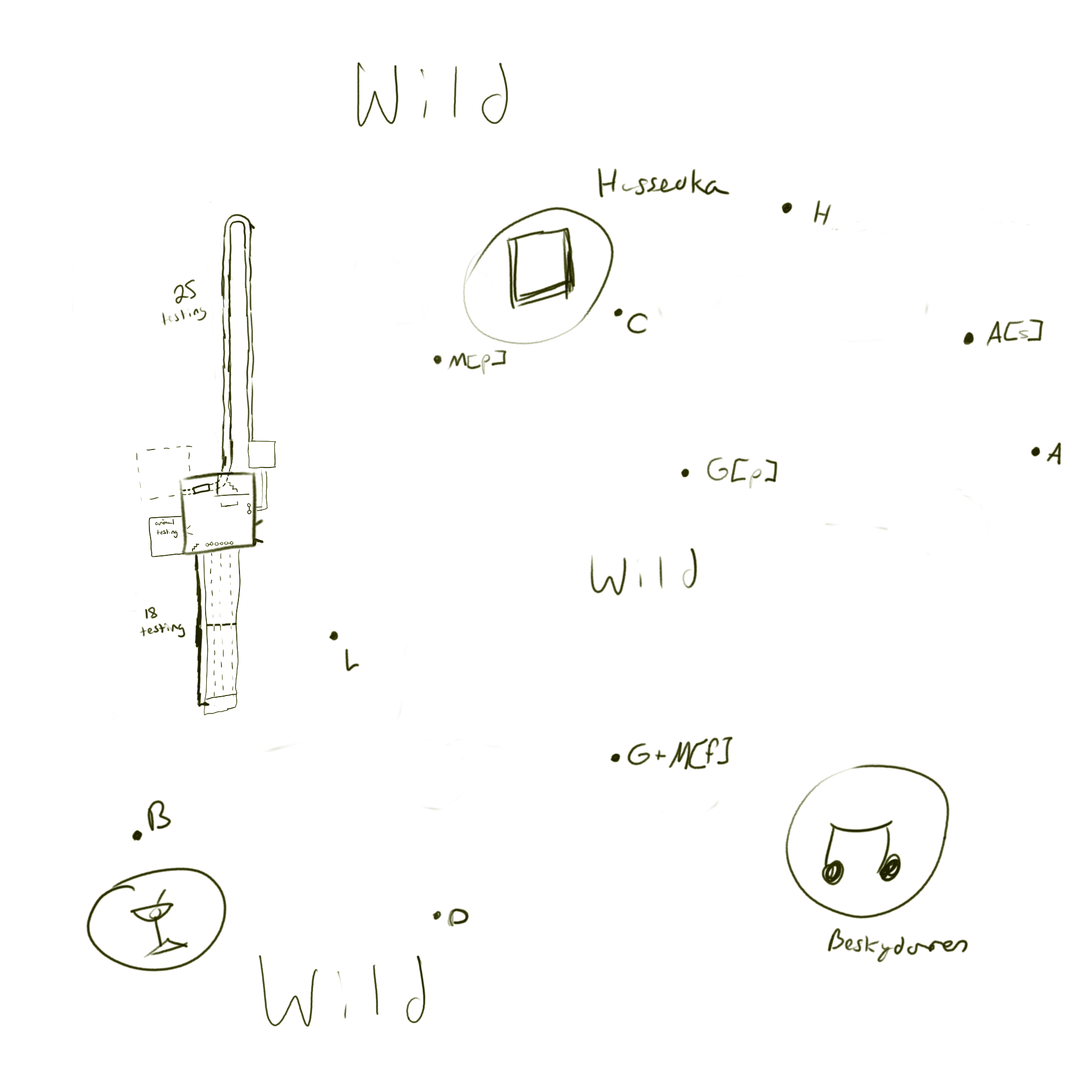
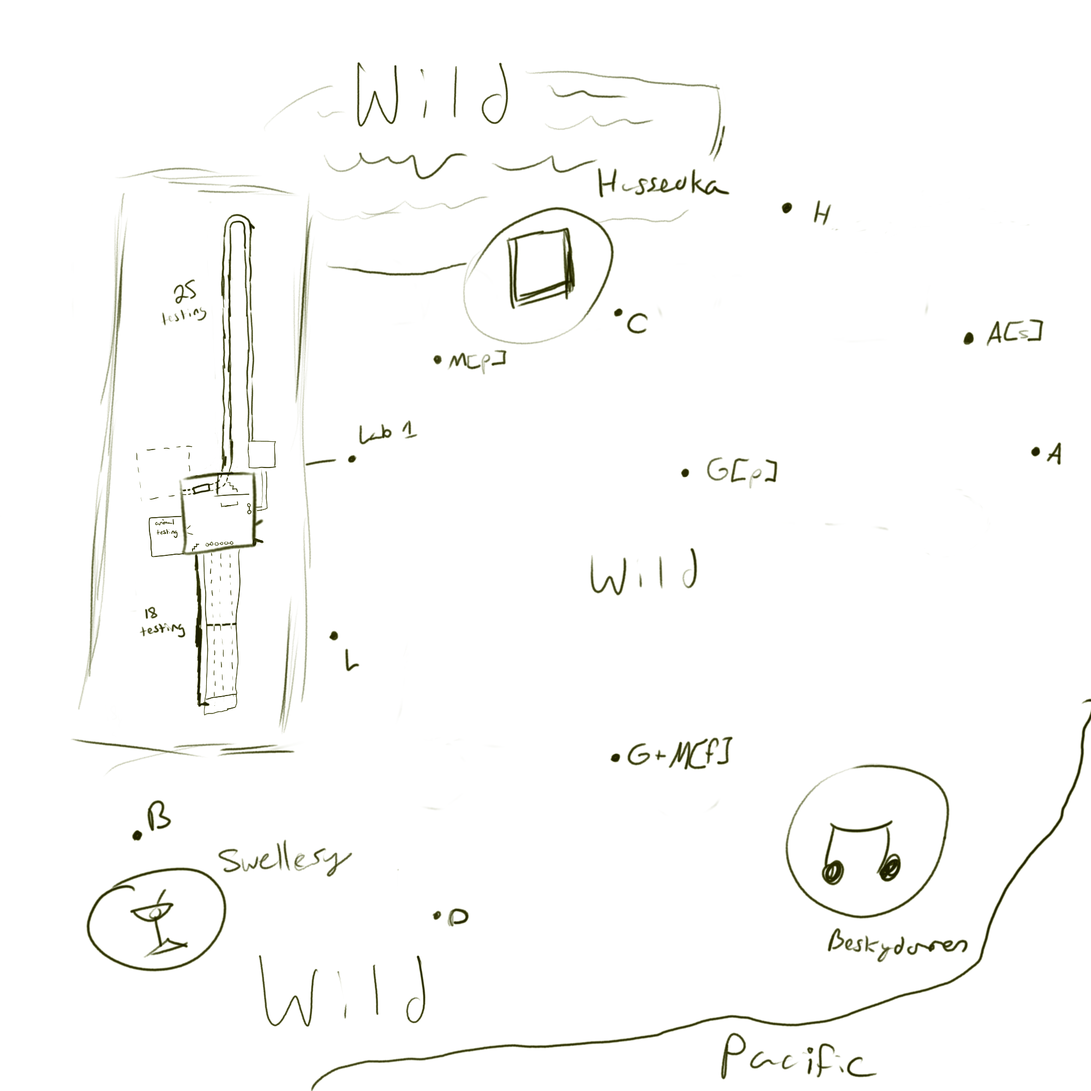
Before/after of a 1091x1091 layered artwork. What changed in the layer stack:
painted on "Paint Layer 1" over [70, 70, 1091, 1091]
